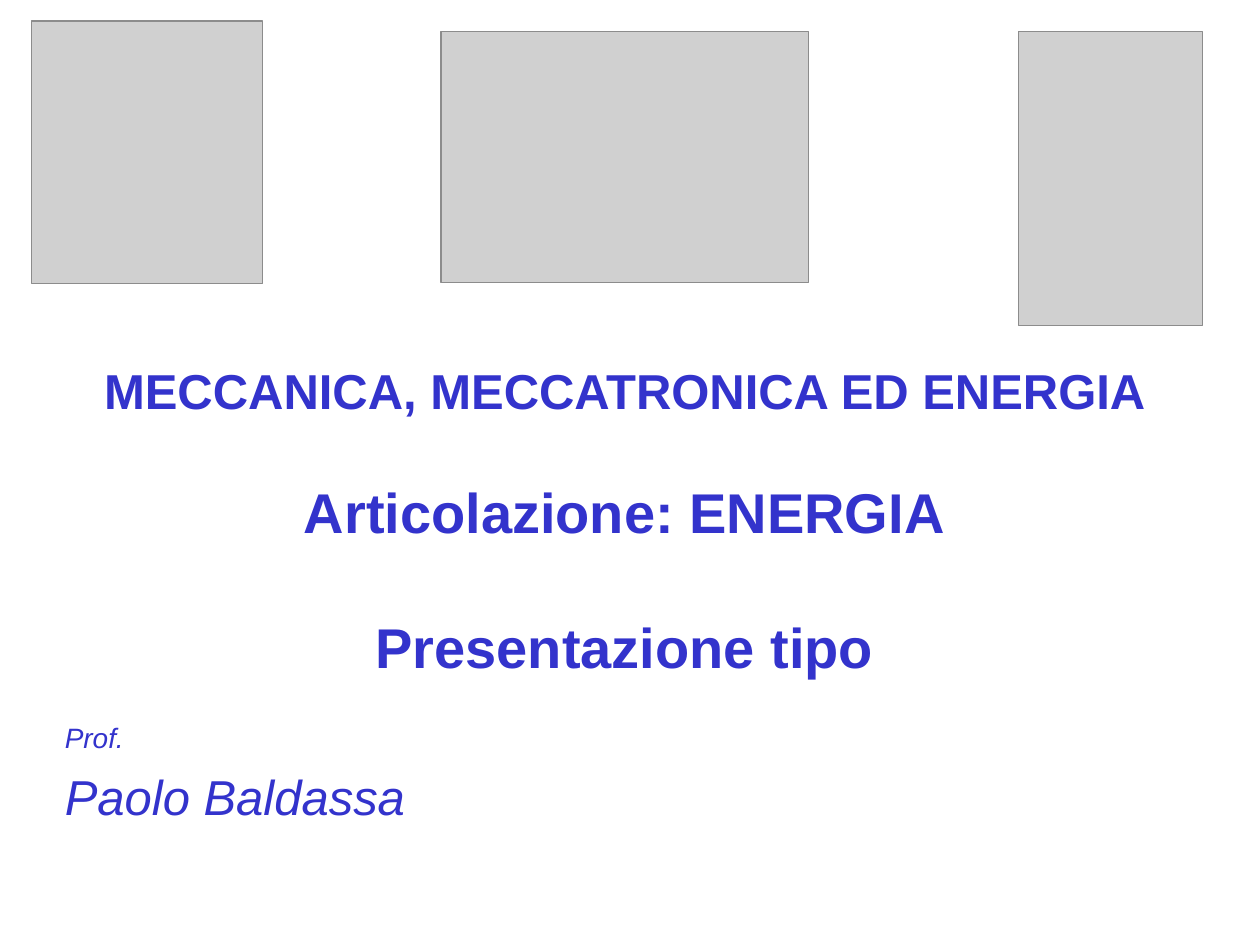
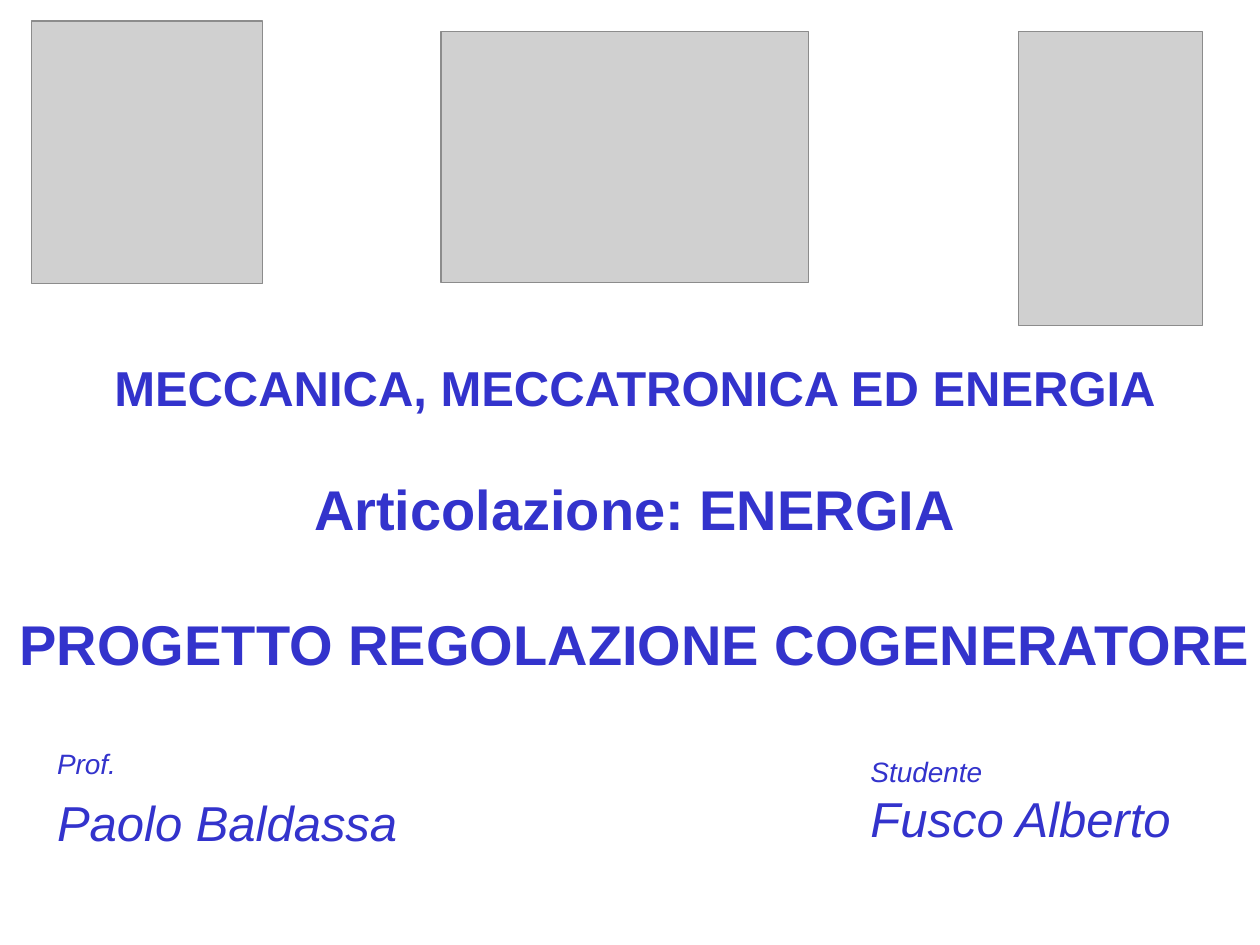
Before and after one commit to CampelloManuel/progetto-esame, a slide deck: slide 1 of tesina/Presentazione_tipo_Energia (te ne ho salvata una copia fusco, sei libero di usarla).ppt. Drawn at 1260x945 pixels with LibreOffice and Linux fonts; fonts in the diff are those of the drawing; grey boxes stand for pictures; background and template pictures are left out. Boxes give left, top, right and bottom in pixels: in the first picture for what was removed or moved away, otherwise in the second. Text is boxed around its words. In the diff, an @@ line names an element or a change of style, - is before the commit and + after.

```diff
--- a/tesina/Presentazione_tipo_Energia (te ne ho salvata una copia fusco, sei libero di usarla).ppt
+++ b/tesina/Presentazione_tipo_Energia (te ne ho salvata una copia fusco, sei libero di usarla).ppt
@@ text at box(20, 371, 1249, 666): text changed @@
-MECCANICA, MECCATRONICA ED ENERGIA
-Articolazione: ENERGIA
-Presentazione tipo
+MECCANICA, MECCATRONICA ED ENERGIA
+Articolazione: ENERGIA
+PROGETTO REGOLAZIONE COGENERATORE
@@ text "Prof.": place and size @@
-text "Prof." at box(65, 727, 405, 816)
+text "Prof." at box(57, 753, 397, 842)
@@ text added at box(870, 761, 1171, 838), 28 pt, text #3333CC, italic @@
+Studente
+Fusco Alberto
```
Also in this commit, not shown: 7 slides added, 2 slides removed, 3 other files.
